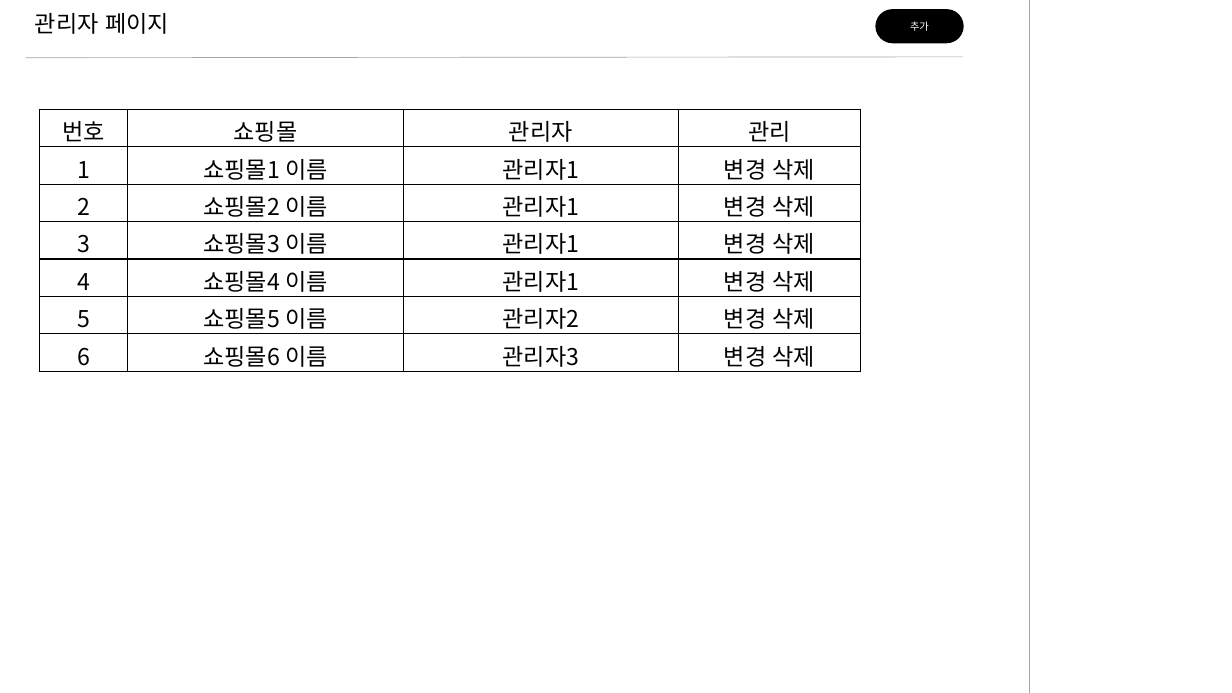
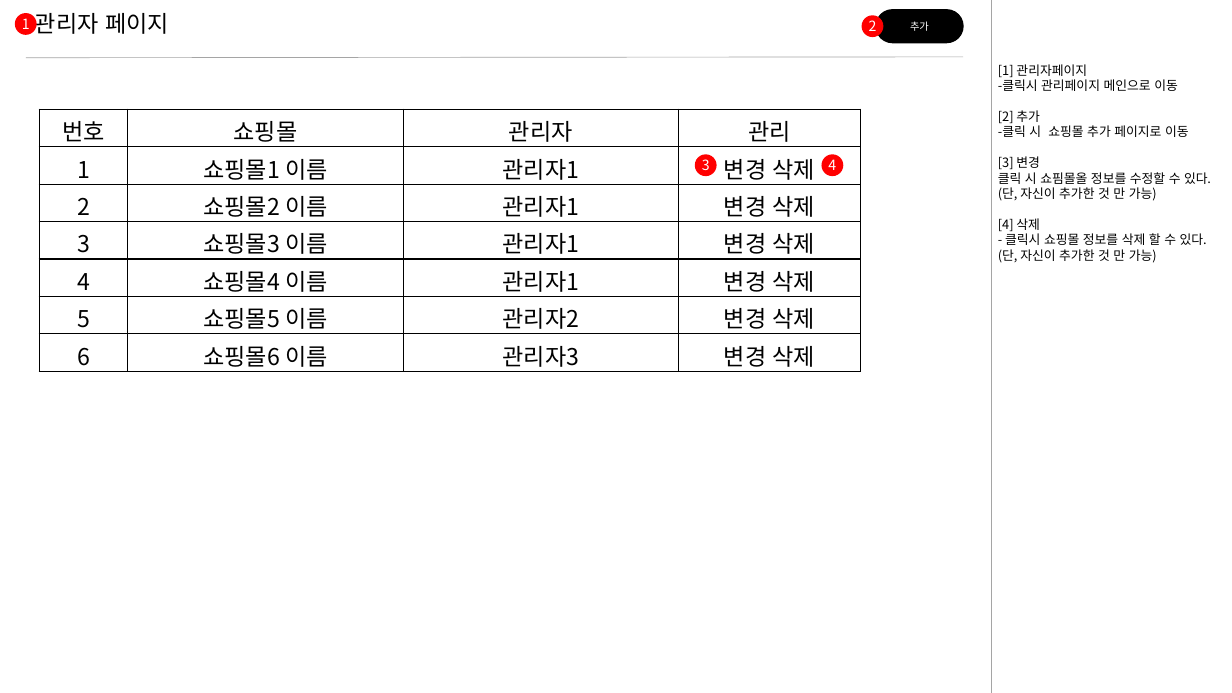
Before and after one commit to Hongsomang/mymall, a slide deck: slide 7 of document/design/MYMALL(쇼핑리스트)_스토리보드.pptx. Drawn at 1232x693 pixels with LibreOffice and Linux fonts; fonts in the diff are those of the drawing. Boxes give left, top, right and bottom in pixels: in the first picture for what was removed or moved away, otherwise in the second. Text is boxed around its words. In the diff, an @@ line names an element or a change of style, - is before the commit and + after.

Commit message:
스토리보드 수정

```diff
--- a/document/design/MYMALL(쇼핑리스트)_스토리보드.pptx
+++ b/document/design/MYMALL(쇼핑리스트)_스토리보드.pptx
@@ ellipse added at bbox=[15, 13, 37, 35], fill #FF0000, 11 pt, text #FFFFFF @@
+1
@@ ellipse added at bbox=[861, 16, 884, 38], fill #FF0000, 11 pt, text #FFFFFF @@
+2
@@ line moved from (1030, 0) - (1030, 693) to (992, 0) - (992, 693) @@
@@ text added at bbox=[998, 64, 1211, 263], 10 pt, text #000000 @@
+[1] 관리자페이지
+-클릭시 관리페이지 메인으로 이동
+[2] 추가
+-클릭 시 쇼핑몰 추가 페이지로 이동
+[3] 변경
+클릭 시 쇼핌몰올 정보를 수정할 수 있다. (단, 자신이 추가한 것 만 가능)
+[4] 삭제
+- 클릭시 쇼핑몰 정보를 삭제 할 수 있다. (단, 자신이 추가한 것 만 가능)
@@ ellipse added at bbox=[695, 154, 717, 177], fill #FF0000, 11 pt, text #FFFFFF @@
+3
@@ ellipse added at bbox=[822, 154, 844, 177], fill #FF0000, 11 pt, text #FFFFFF @@
+4
```
Also in this commit, not shown: 15 other slides changed, 3 slides added, 2 slides removed.
